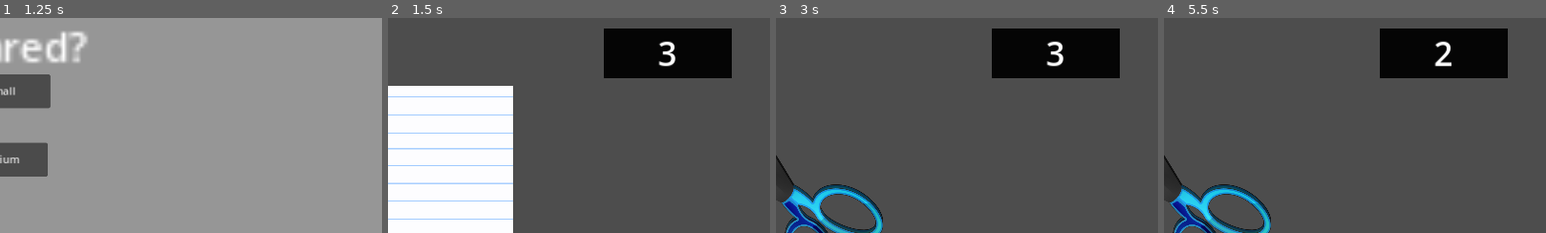
Above: before the commit, frames 1-4 (left to right).
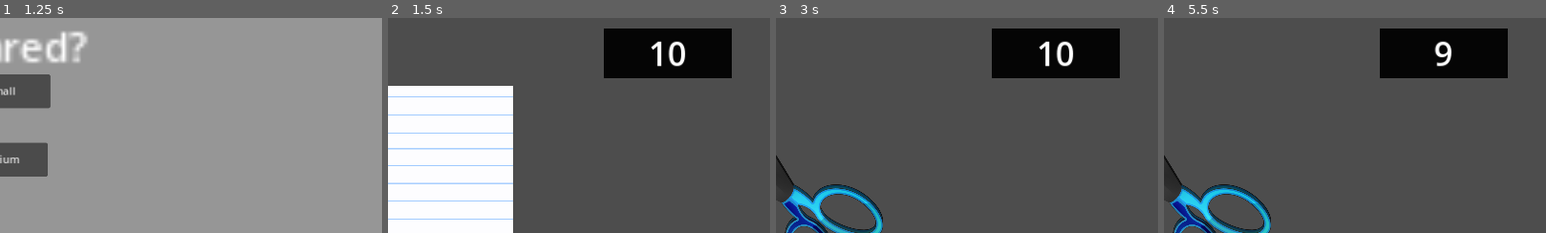
Above: after the commit, the same moments.

Repository: CoolCoderMan281/Rock-Paper-Panic
Game: Godot game, scene res://Scenes/mainmenu.tscn
Two runs of this game, one before a commit and one after it. Both use one fixed random seed, a clock stepped at 60 frames per second and the inputs below.
Inputs (mouse positions are % of the whole screen's width and height, from its top left):
- Up to frame 1 (1.25 s): click "Play" at 0.5 s
- Up to frame 2 (1.5 s): click "Small" at 1.25 s
- Up to frame 3 (3 s): click (15, 88) at 2 s; click "PLAY AGAIN" at 2.75 s
- Up to frame 4 (5.5 s): click (50, 87) at 3.5 s; click "PLAY AGAIN" at 4.25 s; click (82, 87) at 5 s
The pictures show only the part of the screen within x 50-100%, y 0-50%; the shares and areas given below are measured in that part.

Frame 1 is identical in both runs. In frame 2, 0.6% of the frame differs, in the area x 68-78%, y 10-23%; in frame 3, 0.6%; in frame 4, 0.3%.

Commit message:
Difficulty (Timer)
Timer now loses it's maximum as the game goes on, according to what difficulty you are playing

Diff:
--- a/Code/Countdown.gd
+++ b/Code/Countdown.gd
@@ -1,10 +1,22 @@
 extends CanvasLayer
 
-const INITIAL_TIME: int = 3
+var INITIAL_TIME: int = 10
 var time_left: int = INITIAL_TIME
 var last_update_time: float = 0.0
+var win_tracker:int = -1
+var win_req: int = 0
+var timer_min: int = 2
 
 func _ready():
+	if Globals.difficulty == Globals.difficulties.easy:
+		win_req = 20
+	elif Globals.difficulty == Globals.difficulties.normal:
+		win_req = 10
+	elif Globals.difficulty == Globals.difficulties.hard:
+		win_req = 5
+	else:
+		print("Something has gone seriously wrong, there is no difficulty..")
+		win_req = 999
 	reset_timer()
 
 func _process(delta: float):
@@ -20,11 +32,20 @@
 func update_display():
 	%Second.text = str(time_left)
 
+
 func reset_timer():
 	time_left = INITIAL_TIME
 	last_update_time = 0.0
 	update_display()
 	%Countdown.visible = true
+	# Here we are going to "assume" that they won, as it doesn't reset otherwise anyway..
+	win_tracker += 1
+	if (win_tracker >= win_req && INITIAL_TIME > timer_min):
+		print("Wins: "+str(win_tracker)+" of: "+str(win_req))
+		win_tracker = 0
+		INITIAL_TIME -= 1
+		print("-1 Second on the timer!")
+
 
 func end_game(state: String):
 	%Countdown.visible = false
